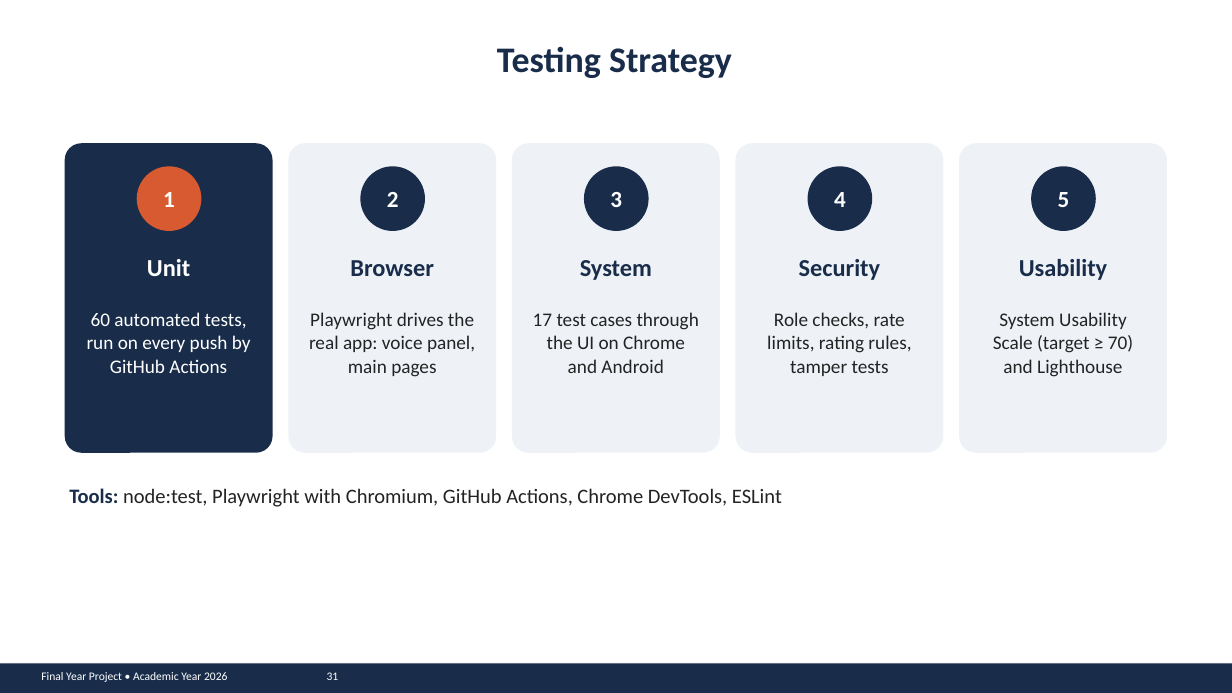
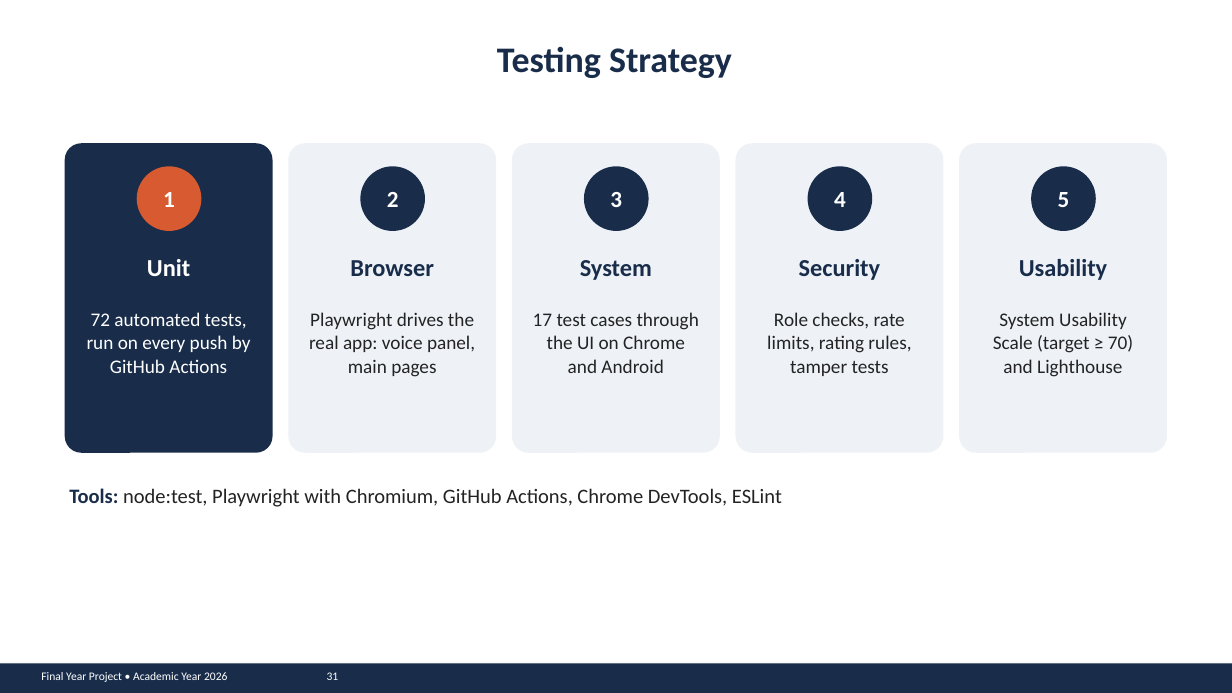
Before and after one commit to john-chola/ZamMarket, a slide deck: slide 31 of docs/presentation/ZamMarket_Presentation.pptx. Drawn at 1232x693 pixels with LibreOffice and Linux fonts; fonts in the diff are those of the drawing. Boxes give left, top, right and bottom in pixels: in the first picture for what was removed or moved away, otherwise in the second. Text is boxed around its words. In the diff, an @@ line names an element or a change of style, - is before the commit and + after.

```diff
--- a/docs/presentation/ZamMarket_Presentation.pptx
+++ b/docs/presentation/ZamMarket_Presentation.pptx
@@ text at (87, 312, 251, 373): text changed @@
-60 automated tests, run on every push by GitHub Actions
+72 automated tests, run on every push by GitHub Actions
```
Also in this commit, not shown: 12 other slides changed, 1 other file.
